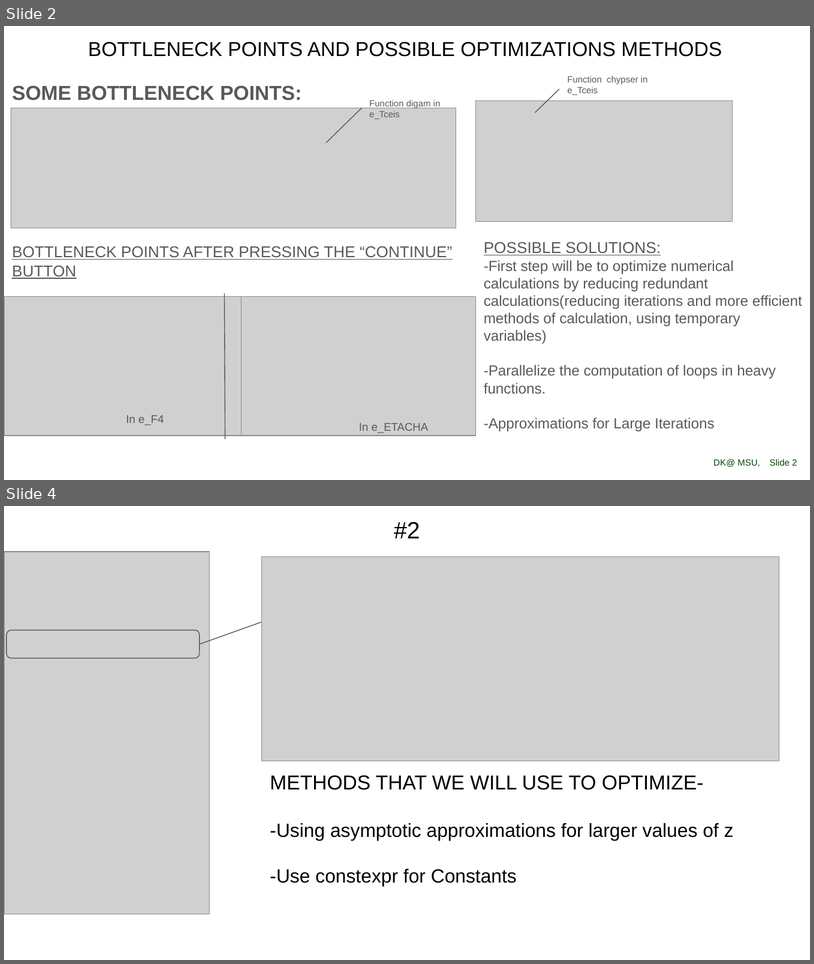
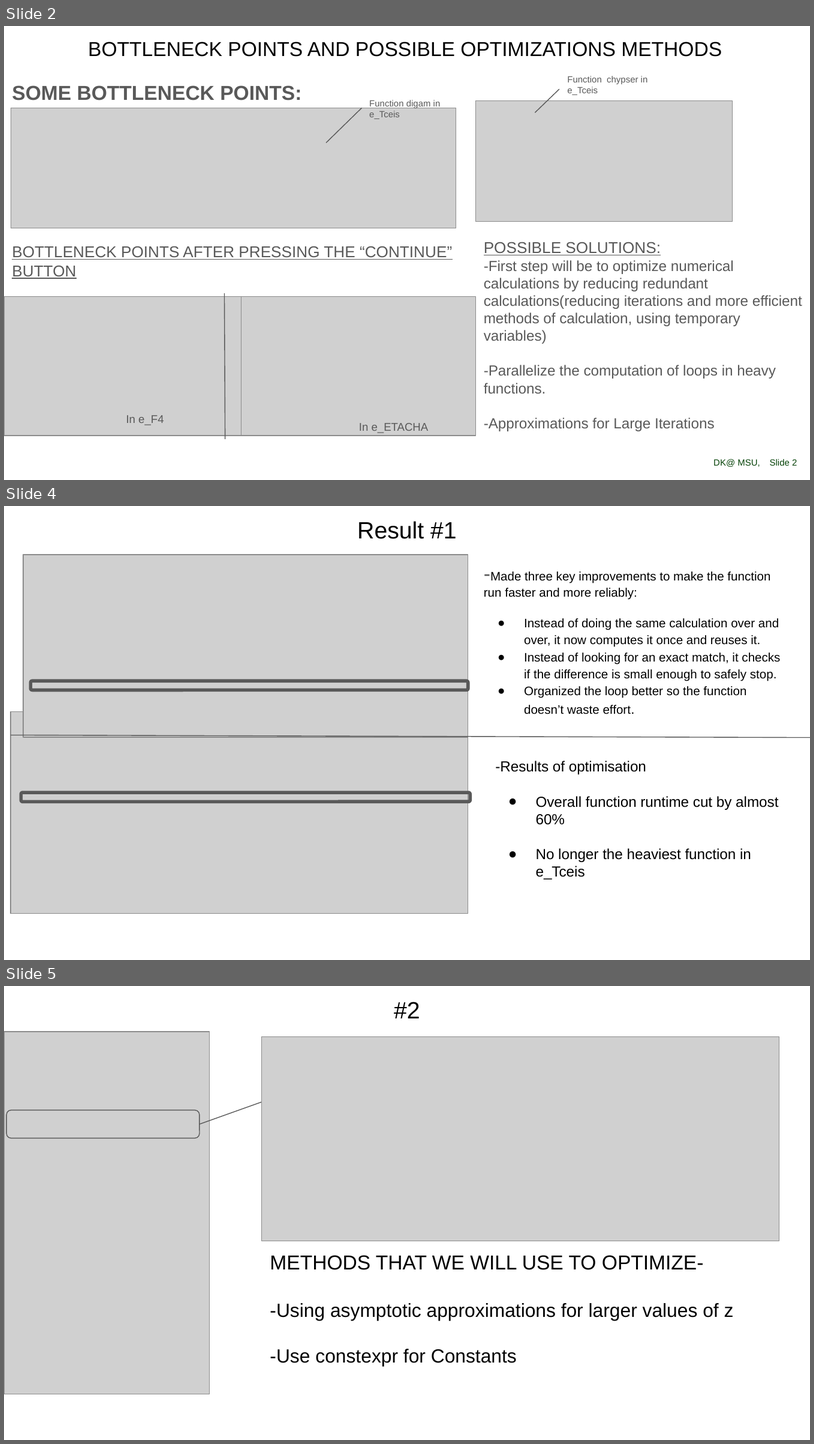
Before and after one commit to LISEcute/Etacha, a slide deck: _Test/BottleneckOptimization.pptx. Shown one above the other, each under a label of ours: slides 2 and 4 before the commit, slides 2, 4 and 5 after it; the slides between them are not shown. The pictures are 814x964 and 814x1444 pixels, drawn with LibreOffice and Linux fonts; fonts in the diff are those of the drawing; grey boxes stand for pictures; background and template pictures are left out. Boxes give left, top, right and bottom in pixels: in the first picture for what was removed or moved away, otherwise in the second. Text is boxed around its words. In the diff, an @@ line names an element or a change of style, - is before the commit and + after.

```diff
--- a/_Test/BottleneckOptimization.pptx
+++ b/_Test/BottleneckOptimization.pptx
@@ slide 4 added at (4,506,810,960), background #FFFFFF @@
@@ title added at (357,521,457,539), 21 pt, text #000000 @@
+Result #1
@@ picture added at (23,555,468,736) @@
@@ text added at (484,571,780,714), 11 pt, text #000000 @@
+-Made three key improvements to make the function run faster and more reliably:
+● Instead of doing the same calculation over and over, it now computes it once and reuses it.
+● Instead of looking for an exact match, it checks if the difference is small enough to safely stop.
+● Organized the loop better so the function doesn’t waste effort.
@@ rounded rectangle added at (30,681,468,690), outline #595959 3 pt @@
@@ picture added at (11,712,468,913) @@
@@ line added from (11, 735) to (810, 738), #595959 0.75 pt @@
@@ text added at (495,760,779,879), 13 pt, text #000000 @@
+-Results of optimisation
+● Overall function runtime cut by almost 60%
+● No longer the heaviest function in e_Tceis
@@ rounded rectangle added at (21,792,470,801), outline #595959 3 pt @@
@@ what was slide 4 is now slide 5 @@
```
Also in this commit, not shown: 1 slide changed.
